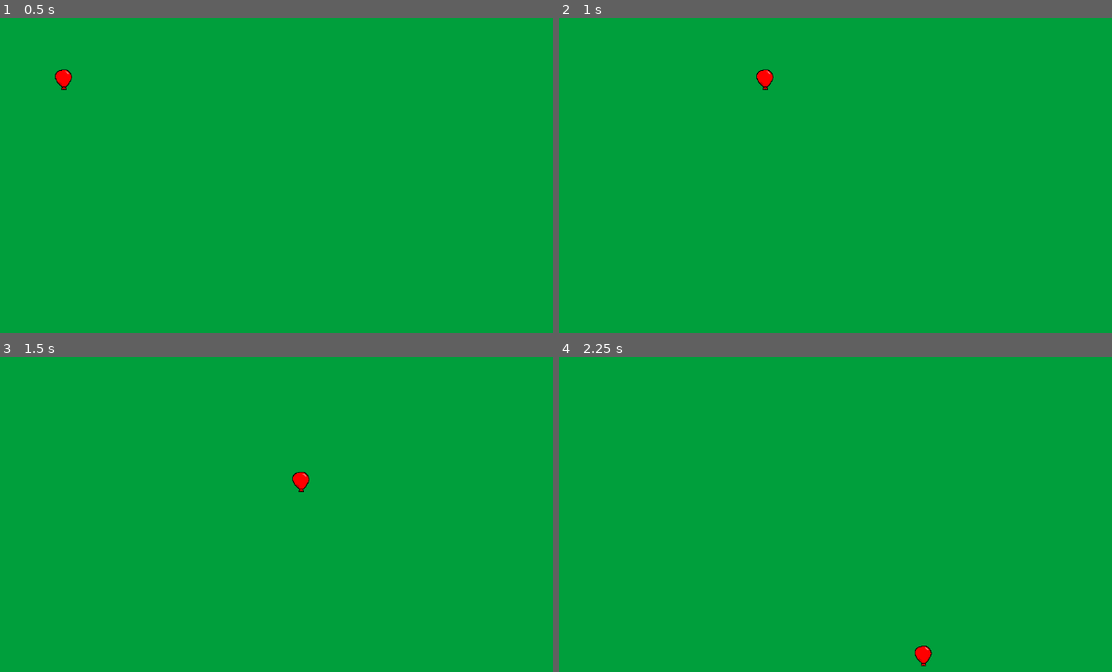
Above: before the commit, frames 1-4 (two rows, left to right).
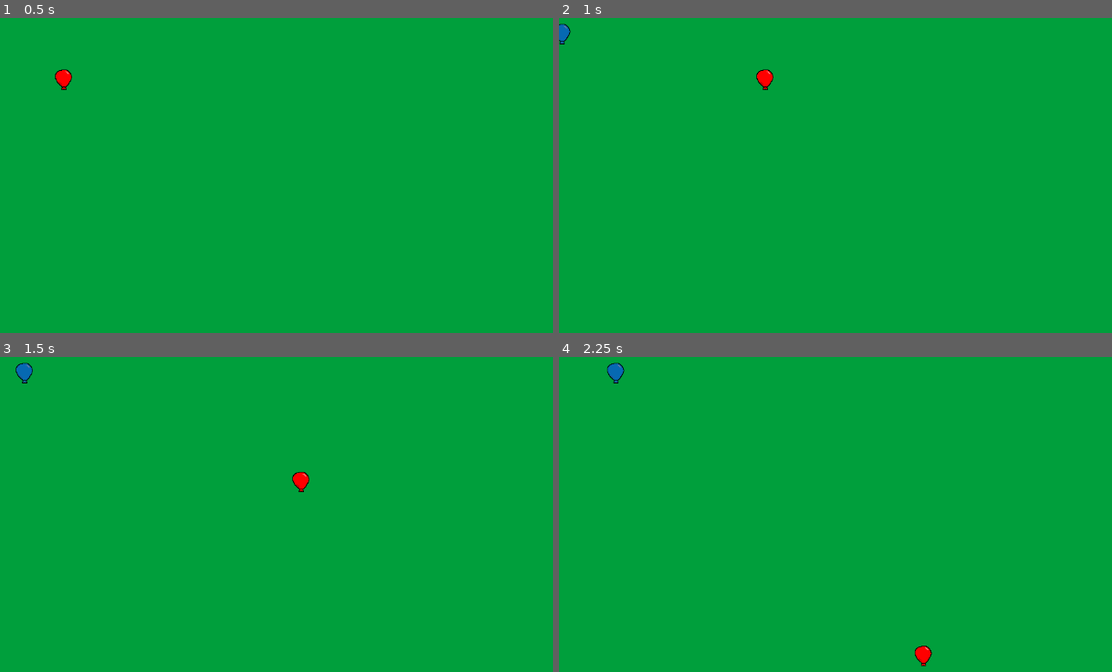
Above: after the commit, the same moments.

Repository: twright1999/godot_td
Game: Godot game, scene res://scenes/World.tscn
The game is run twice, just before and just after one commit, with the same random seed, the same clock (stepped at 60 frames per second) and the same inputs.
Inputs:
- Up to frame 1 (0.5 s): no input
- Up to frame 2 (1 s): tap Enter at 0.5 s; hold Right (ui_right) from 0.53 s (still down)
- Up to frame 3 (1.5 s): release Right (ui_right) at 1.28 s; hold Down (ui_down) from 1.28 s (still down)
- Up to frame 4 (2.25 s): release Down (ui_down) at 2.03 s; hold Right (ui_right) from 2.03 s (still down)

Frame 1 is identical in both runs. In frame 2, 0.1% of the frame differs, in the area x 0-3%, y 1-9%; in frame 3, 0.1%; in frame 4, 0.2%, in the area x 8-12%, y 1-9%.

Commit message:
added blue balloon with a path

Diff:
--- a/scenes/World.tscn
+++ b/scenes/World.tscn
@@ -1,7 +1,15 @@
-[gd_scene load_steps=3 format=3 uid="uid://c476lm42j8d42"]
+[gd_scene load_steps=6 format=3 uid="uid://c476lm42j8d42"]
 
 [ext_resource type="Texture2D" uid="uid://cm2rfrgpw1lfb" path="res://assets/sprites/background.png" id="1_32lhk"]
 [ext_resource type="PackedScene" uid="uid://bamkppl7ekd10" path="res://scenes/RedBalloon.tscn" id="2_7g83o"]
+[ext_resource type="PackedScene" uid="uid://131dd8siqq7i" path="res://scenes/blue_balloon.tscn" id="3_7g83o"]
+[ext_resource type="Script" uid="uid://bg1ggta7m16q6" path="res://scenes/path_follow_2d.gd" id="3_d1c63"]
+
+[sub_resource type="Curve2D" id="Curve2D_32lhk"]
+_data = {
+"points": PackedVector2Array(0, 0, 0, 0, -64, 128, 0, 0, 0, 0, 384, 128, 0, 0, 0, 0, 384, 320, 0, 0, 0, 0, 128, 320, 0, 0, 0, 0, 128, 576, 0, 0, 0, 0, 768, 576, 0, 0, 0, 0, 768, 256, 0, 0, 0, 0, 576, 256, 0, 0, 0, 0, 576, 448, 0, 0, 0, 0, 1024, 448, 0, 0, 0, 0, 1024, 192, 0, 0, 0, 0, 1216, 192)
+}
+point_count = 12
 
 [node name="World" type="Node2D"]
 
@@ -10,3 +18,13 @@
 texture = ExtResource("1_32lhk")
 
 [node name="RedBalloon" parent="." instance=ExtResource("2_7g83o")]
+
+[node name="Path2D" type="Path2D" parent="."]
+curve = SubResource("Curve2D_32lhk")
+
+[node name="PathFollow2D" type="PathFollow2D" parent="Path2D"]
+position = Vector2(-64, 128)
+rotates = false
+script = ExtResource("3_d1c63")
+
+[node name="BlueBalloon" parent="Path2D/PathFollow2D" instance=ExtResource("3_7g83o")]
--- /dev/null
+++ b/scenes/blue_balloon.tscn
@@ -0,0 +1,15 @@
+[gd_scene load_steps=3 format=3 uid="uid://131dd8siqq7i"]
+
+[ext_resource type="Texture2D" uid="uid://cofgbon66382t" path="res://assets/sprites/blue_balloon.png" id="1_dvh5s"]
+
+[sub_resource type="CircleShape2D" id="CircleShape2D_pc8vf"]
+radius = 12.0415945
+
+[node name="BlueBalloon" type="Area2D"]
+
+[node name="Sprite2D" type="Sprite2D" parent="."]
+texture = ExtResource("1_dvh5s")
+
+[node name="CollisionShape2D" type="CollisionShape2D" parent="."]
+position = Vector2(0, -3)
+shape = SubResource("CircleShape2D_pc8vf")
--- /dev/null
+++ b/scenes/path_follow_2d.gd
@@ -0,0 +1,7 @@
+extends PathFollow2D
+
+@export var speed := 0.02
+
+# Called every frame. 'delta' is the elapsed time since the previous frame.
+func _process(delta: float) -> void:
+	progress_ratio += speed * delta
Binary file added: assets/sprites/blue_balloon.png
Not shown, added: assets/sprites/blue_balloon.png.import
Not shown, added: scenes/path_follow_2d.gd.uid
